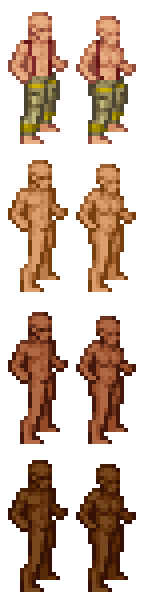
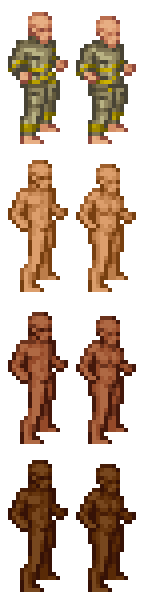
Two versions of the same layered image (144 × 600). Layer-by-layer changes:
added layer "bunker_coat" above "turnout pants" over [8, 36, 128, 92]
painted on "turnout pants" over [20, 72, 128, 136]
